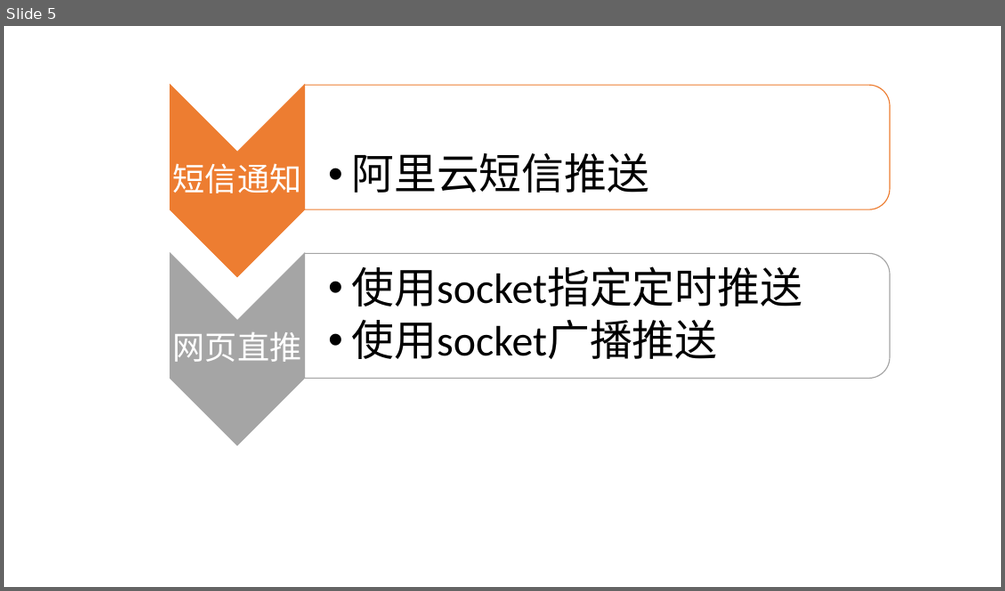
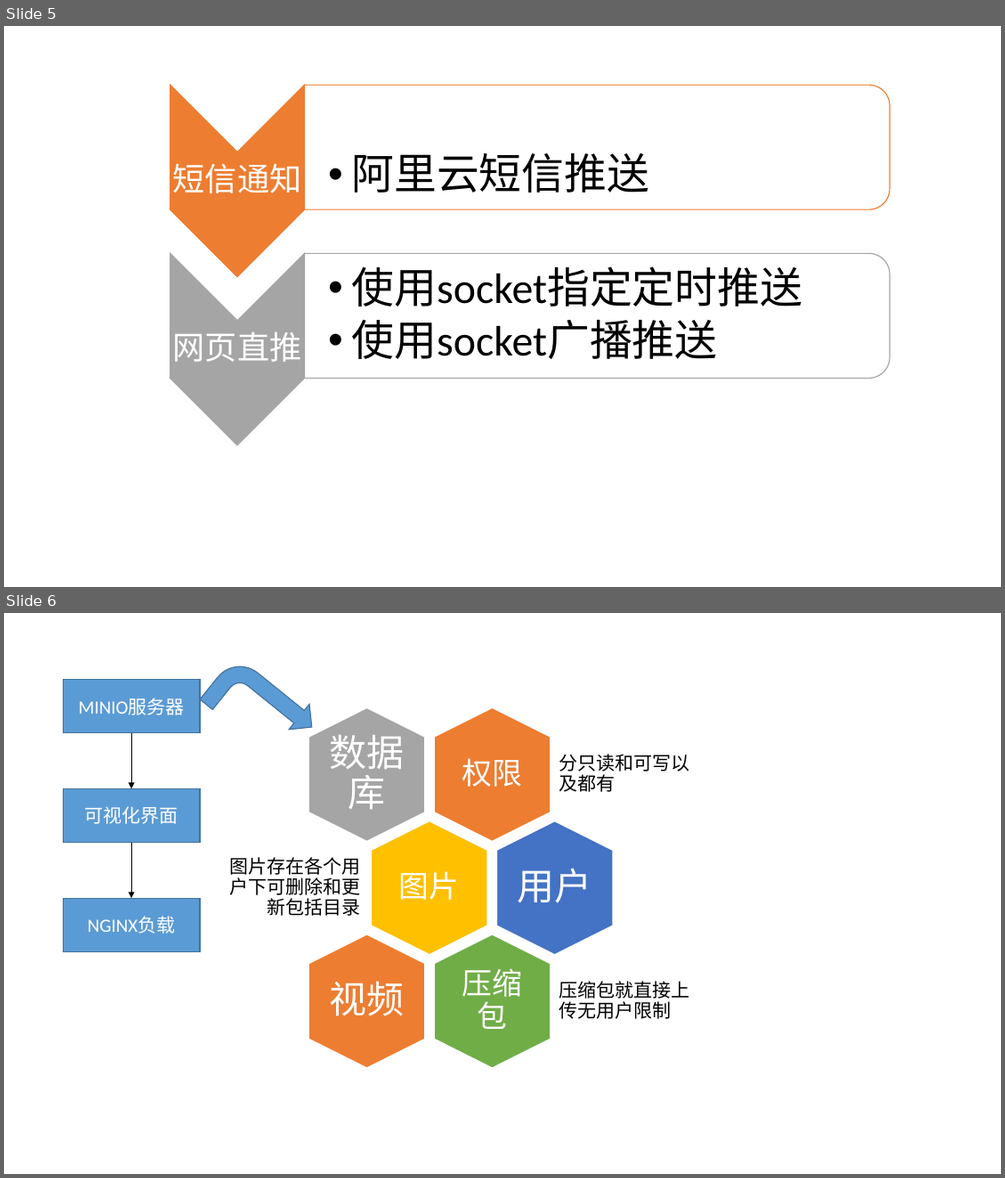
Before and after one commit to zwk01945/stage, a slide deck: wiki/Stage.pptx. Shown one above the other, each under a label of ours: slide 5 before the commit, slides 5 and 6 after it. The pictures are 1005x591 and 1005x1178 pixels, drawn with LibreOffice and Linux fonts; fonts in the diff are those of the drawing. Boxes give left, top, right and bottom in pixels: in the first picture for what was removed or moved away, otherwise in the second. Text is boxed around its words. In the diff, an @@ line names an element or a change of style, - is before the commit and + after.

```diff
--- a/wiki/Stage.pptx
+++ b/wiki/Stage.pptx
@@ slide 6 added at bbox=[4, 613, 1001, 1174], background #FFFFFF @@
@@ bent arrow added at bbox=[200, 649, 323, 765], fill #5B9BD5, outline #43739E 1 pt @@
@@ rectangle added at bbox=[63, 680, 200, 733], fill #5B9BD5, outline #43739E 1 pt, 18 pt, text #FFFFFF @@
+MINIO服务器
@@ arrow added from (131, 733) to (131, 788), #000000 0.5 pt @@
@@ rectangle added at bbox=[63, 788, 200, 843], fill #5B9BD5, outline #43739E 1 pt, 18 pt, text #FFFFFF @@
+可视化界面
@@ arrow added from (131, 843) to (131, 898), #000000 0.5 pt @@
@@ rectangle added at bbox=[63, 898, 200, 952], fill #5B9BD5, outline #43739E 1 pt, 18 pt, text #FFFFFF @@
+NGINX负载
@@ group added at bbox=[230, 707, 690, 1068]: 9 texts, 6 hexagons @@
+权限
+分只读和可写以及都有
+数据库
+图片
+图片存在各个用户下可删除和更新包括目录
+用户
+压缩包
+压缩包就直接上传无用户限制
+视频
```
Also in this commit, not shown: 3 other files.
